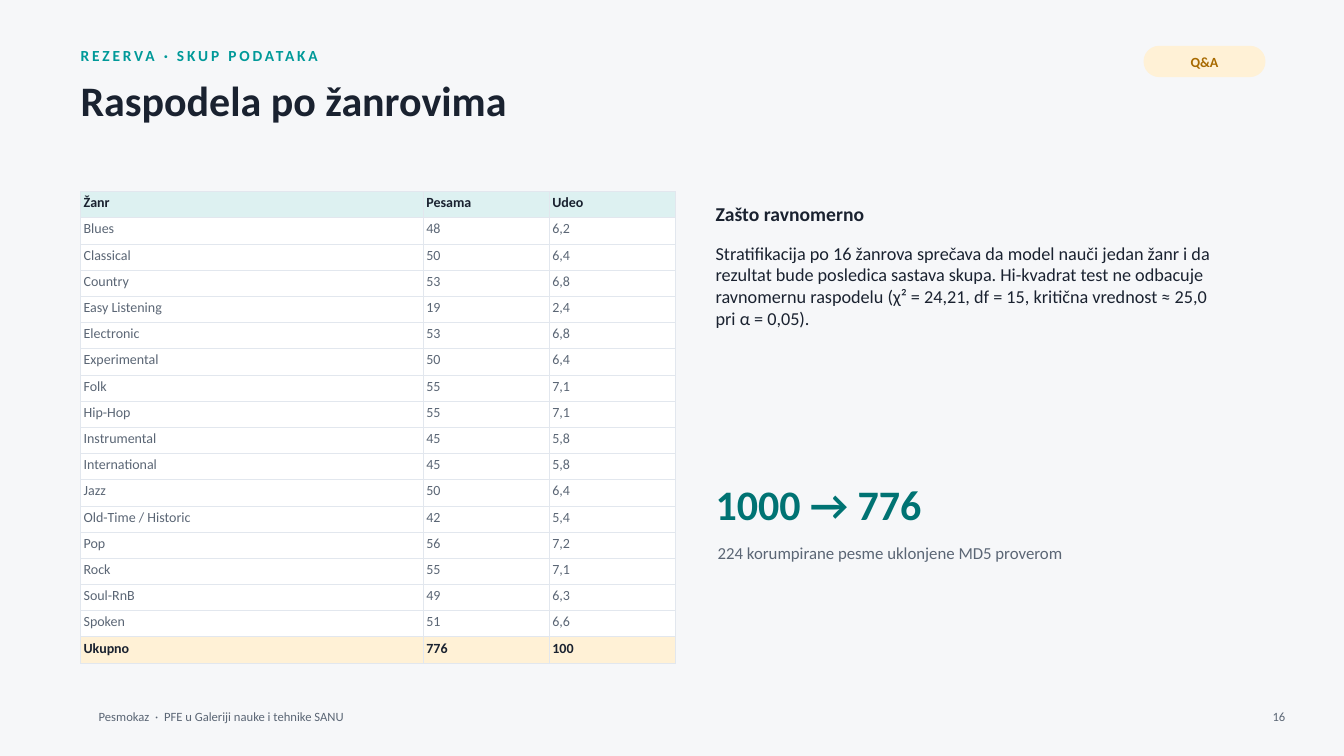
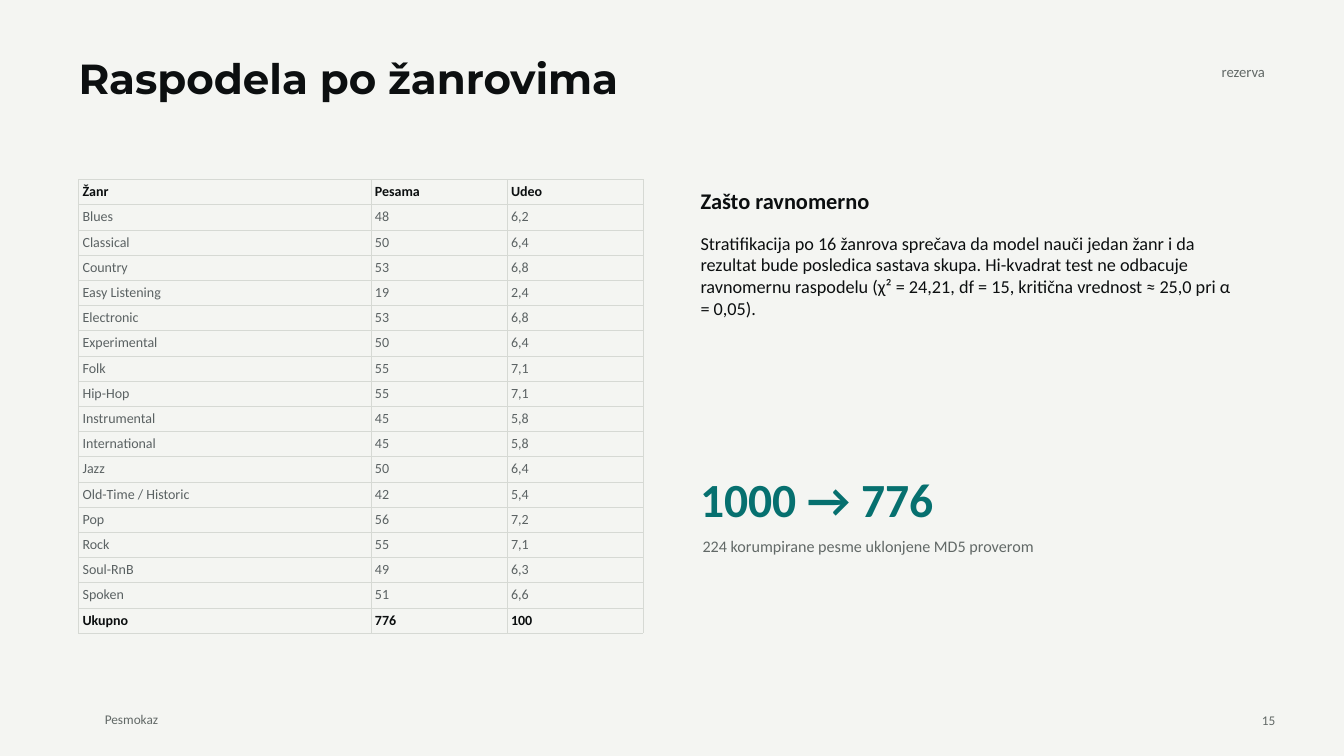
Before and after one commit to MaliBalavi/presentations, a slide deck: slide 15 of decks/pesmokaz/deck.pptx (slide 16 before the commit). Drawn at 1344x756 pixels with LibreOffice and Linux fonts; fonts in the diff are those of the drawing; background and template pictures are left out. Boxes give left, top, right and bottom in pixels: in the first picture for what was removed or moved away, otherwise in the second. Text is boxed around its words. In the diff, an @@ line names an element or a change of style, - is before the commit and + after.

```diff
--- a/decks/pesmokaz/deck.pptx
+++ b/decks/pesmokaz/deck.pptx
@@ background #F6F7F9 to #F4F5F2 @@
@@ text "Raspodela po žanrovima": place and size @@
-text "Raspodela po žanrovima" at bbox=[81, 86, 506, 123]
+text "Raspodela po žanrovima" at bbox=[79, 61, 618, 102]
@@ text "Raspodela po žanrovima" at bbox=[79, 61, 618, 102]: font Calibri to Montserrat, text colour #1A2230 to #0C0F10; line spacing 1 to 0.95 @@
@@ text removed at bbox=[81, 46, 988, 75] @@
-REZERVA · SKUP PODATAKA
@@ rounded rectangle removed at bbox=[1144, 46, 1265, 77] @@
@@ text removed at bbox=[1191, 57, 1219, 69] @@
-Q&A
@@ text added at bbox=[1222, 70, 1265, 77], 10.5 pt, text #626967 @@
+rezerva
@@ table at bbox=[79, 179, 643, 632] @@
@@ fill #DDF1F1 to #F4F5F2 in row 1 @@
@@ fill #FFFFFF to #F4F5F2 in 48 cells @@
@@ fill #FFF1D6 to #F4F5F2 in row 18 @@
@@ text colour #1A2230 to #0C0F10 in "Žanr", "Pesama", "Udeo", "Ukupno" and 2 more places @@
@@ text colour #5B6675 to #5B6263 in "Blues", "48", "6,2", "Classical" and 44 more places @@
@@ borders changed @@
@@ table: place and size @@
-table at bbox=[81, 192, 676, 660]
+table at bbox=[79, 179, 643, 632]
@@ text "Zašto ravnomerno": place and size @@
-text "Zašto ravnomerno" at bbox=[716, 207, 864, 221]
+text "Zašto ravnomerno" at bbox=[701, 193, 869, 209]
@@ text "Zašto ravnomerno" at bbox=[701, 193, 869, 209]: size 14 to 16 pt, text colour #1A2230 to #0C0F10 @@
@@ text "Stratifikacija po 16 žanrova sprečava ...": place and size @@
-text "Stratifikacija po 16 žanrova sprečava ..." at bbox=[716, 247, 1209, 328]
+text "Stratifikacija po 16 žanrova sprečava ..." at bbox=[701, 237, 1230, 318]
@@ text "Stratifikacija po 16 žanrova sprečava ..." at bbox=[701, 237, 1230, 318]: text colour #1A2230 to #0C0F10 @@
@@ text "1000 → 776": place and size @@
-text "1000 → 776" at bbox=[716, 491, 922, 521]
+text "1000 → 776" at bbox=[701, 484, 933, 518]
@@ text "1000 → 776" at bbox=[701, 484, 933, 518]: size 30 to 34 pt, text colour #007373 to #06706F @@
@@ text "224 korumpirane pesme uklonjene MD5 ...": place and size @@
-text "224 korumpirane pesme uklonjene MD5 ..." at bbox=[718, 547, 1062, 562]
+text "224 korumpirane pesme uklonjene MD5 ..." at bbox=[703, 541, 1033, 555]
@@ text "224 korumpirane pesme uklonjene MD5 ..." at bbox=[703, 541, 1033, 555]: size 12 to 11.5 pt, text colour #5B6675 to #626967 @@
@@ text removed at bbox=[99, 712, 343, 723] @@
-Pesmokaz · PFE u Galeriji nauke i tehnike SANU
@@ text added at bbox=[105, 715, 158, 724], 9.5 pt, text #626967 @@
+Pesmokaz
@@ page number added at bbox=[1262, 716, 1275, 725], 9.5 pt, text #626967 @@
+15
@@ page number removed at bbox=[1273, 712, 1286, 721] @@
-16
```
Also in this commit, not shown: 15 other slides changed, 2 slides removed, 8 other files.
